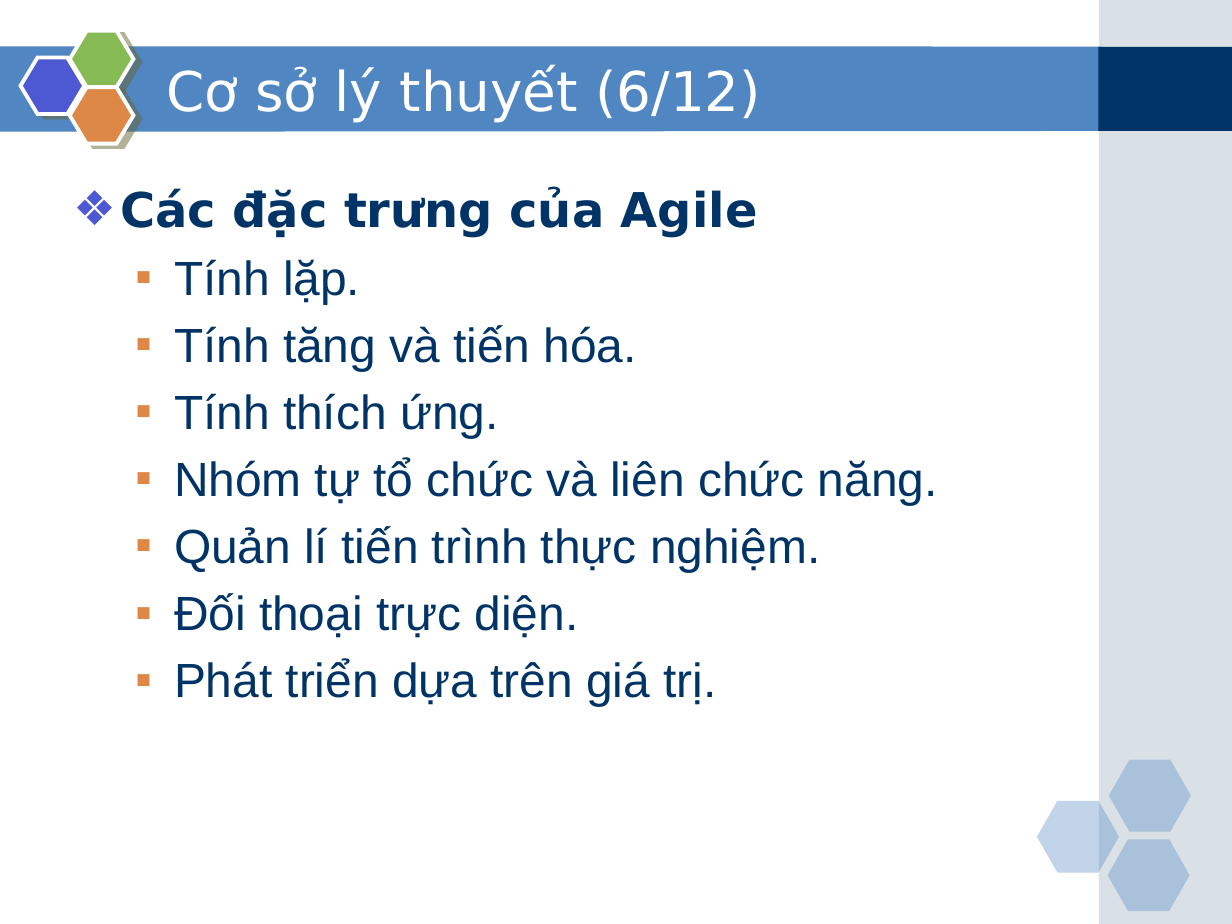
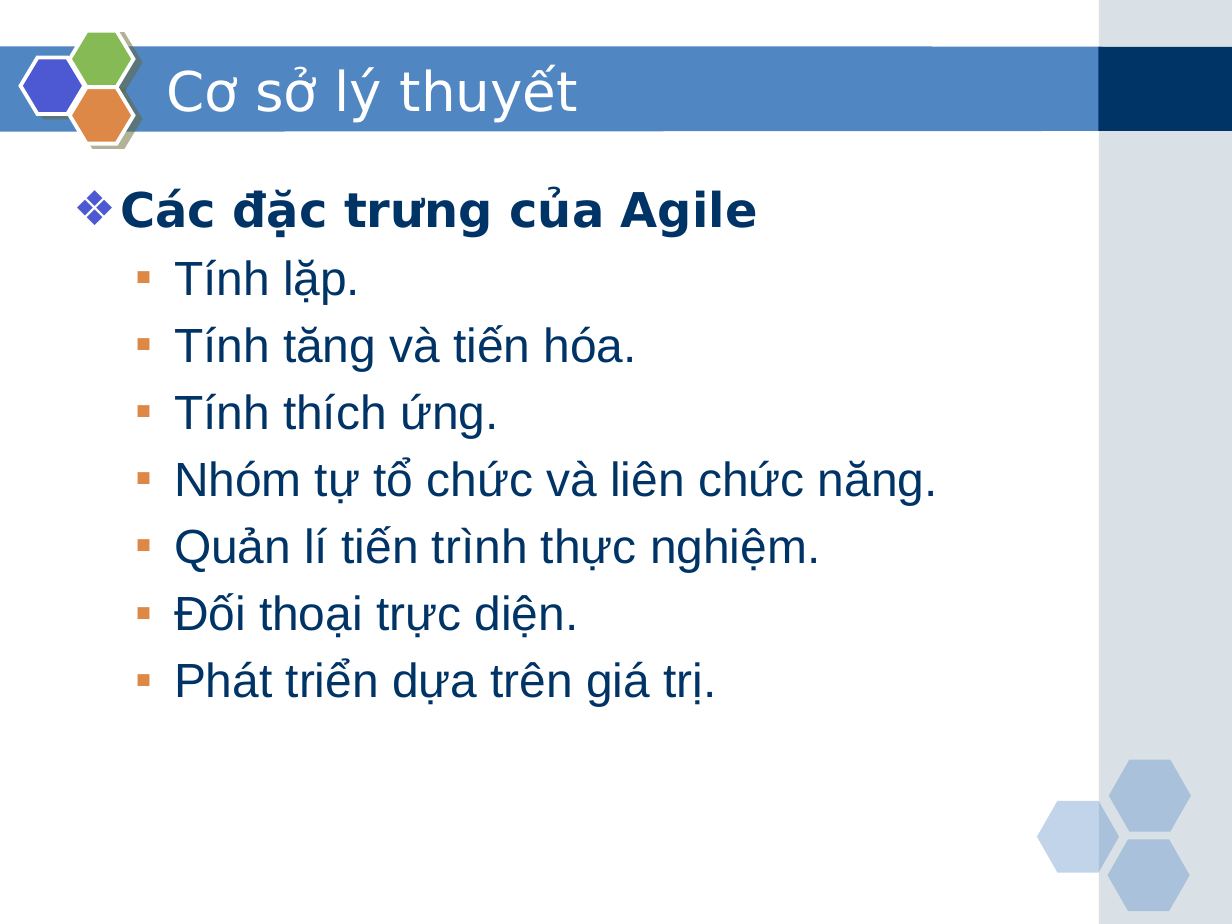
Before and after one commit to phamduong/graduation-project-agile-tool, a slide deck: slide 11 of Báo cáo/Slide bao cao.pptx. Drawn at 1232x924 pixels with LibreOffice and Linux fonts; fonts in the diff are those of the drawing. Boxes give left, top, right and bottom in pixels: in the first picture for what was removed or moved away, otherwise in the second. Text is boxed around its words. In the diff, an @@ line names an element or a change of style, - is before the commit and + after.

```diff
--- a/Báo cáo/Slide bao cao.pptx
+++ b/Báo cáo/Slide bao cao.pptx
@@ title at box(166, 66, 578, 122): text changed @@
-Cơ sở lý thuyết (6/12)
+Cơ sở lý thuyết
```
Also in this commit, not shown: 15 other slides changed, 7 other files.
